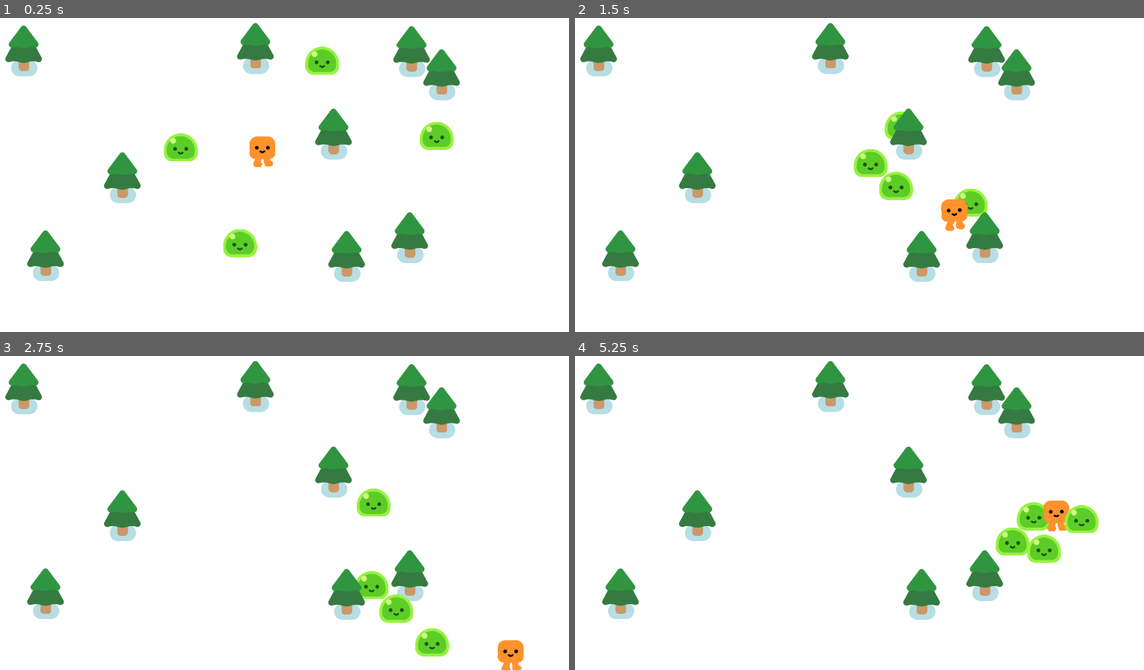
Above: before the commit, frames 1-4 (two rows, left to right).
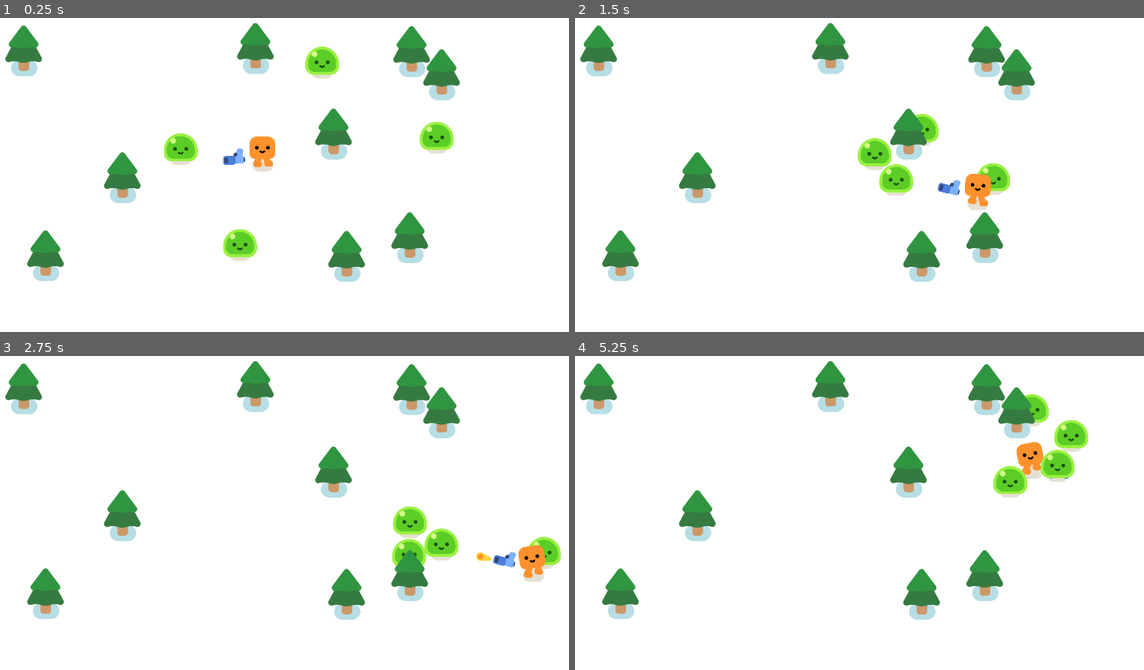
Above: after the commit, the same moments.

Repository: monkeytickler812/Final-Project
Game: Godot game, scene res://survivors_game.tscn
Same seed, same stepped clock (60 frames per second), same inputs: the game is played once before the commit and once after it.
Inputs:
- Up to frame 1 (0.25 s): no input
- Up to frame 2 (1.5 s): hold D (move_right) 0.53-1.28 s; hold S (move_down) from 1.28 s (still down)
- Up to frame 3 (2.75 s): release S (move_down) at 2.03 s; hold D (move_right) from 2.03 s (still down)
- Up to frame 4 (5.25 s): release D (move_right) at 2.78 s; hold W (move_up) 2.78-3.53 s; hold A (move_left) 3.53-5.03 s; hold S (move_down) from 5.03 s (still down)

The runs differ from the first frame. In frame 1, 0.3% of the frame differs, in the area x 30-79%, y 18-78%; in frame 2, 2.8%; in frame 3, 4.4%, in the area x 62-99%, y 42-100%; in frame 4, 4.3%.

Commit message:
added the bullet and gun scene

Diff:
--- /dev/null
+++ b/Vampire Survivors/Bullet.gd
@@ -0,0 +1,20 @@
+extends Area2D
+
+
+var travelled_distance = 0
+
+func _physics_process(delta):
+	const SPEED = 1000
+	const RANGE = 1200
+
+	var direction = Vector2.RIGHT.rotated(rotation)
+	position += direction * SPEED * delta
+
+	travelled_distance += SPEED * delta
+	if travelled_distance > RANGE:
+		queue_free()
+
+func _on_body_entered(body):
+	queue_free()
+	if body.has_method("take_damage"):
+		body.take_damage()
--- /dev/null
+++ b/Vampire Survivors/bullet.tscn
@@ -0,0 +1,22 @@
+[gd_scene load_steps=4 format=3 uid="uid://dy3ffjbp4e1ue"]
+
+[ext_resource type="Script" path="res://Bullet.gd" id="1_pr6qb"]
+[ext_resource type="Texture2D" uid="uid://dftkbqwsfd68r" path="res://pistol/projectile.png" id="2_aedmy"]
+
+[sub_resource type="CircleShape2D" id="CircleShape2D_68sbo"]
+radius = 16.0
+
+[node name="Bullet" type="Area2D"]
+top_level = true
+collision_layer = 0
+collision_mask = 3
+script = ExtResource("1_pr6qb")
+
+[node name="Projectile" type="Sprite2D" parent="."]
+position = Vector2(-12, -1)
+texture = ExtResource("2_aedmy")
+
+[node name="CollisionShape2D" type="CollisionShape2D" parent="."]
+shape = SubResource("CircleShape2D_68sbo")
+
+[connection signal="body_entered" from="." to="." method="_on_body_entered"]
--- /dev/null
+++ b/Vampire Survivors/gun.gd
@@ -0,0 +1,20 @@
+extends Area2D
+
+
+func _physics_process(delta):
+	var enemies_in_range = get_overlapping_bodies()
+	if enemies_in_range.size() > 0:
+		var target_enemy = enemies_in_range.front()
+		look_at(target_enemy.global_position)
+
+
+func shoot():
+	const BULLET = preload("res://bullet.tscn")
+	var new_bullet = BULLET.instantiate()
+	new_bullet.global_position = %ShootingPoint.global_position
+	new_bullet.global_rotation = %ShootingPoint.global_rotation
+	%ShootingPoint.add_child(new_bullet)
+
+
+func _on_timer_timeout():
+	shoot()
--- /dev/null
+++ b/Vampire Survivors/gun.tscn
@@ -0,0 +1,31 @@
+[gd_scene load_steps=4 format=3 uid="uid://dpijn0yn6t0j8"]
+
+[ext_resource type="Script" path="res://gun.gd" id="1_4fini"]
+[ext_resource type="Texture2D" uid="uid://cswb5do8rrj7q" path="res://pistol/pistol.png" id="1_sv8sa"]
+
+[sub_resource type="CircleShape2D" id="CircleShape2D_kt6po"]
+radius = 473.026
+
+[node name="Gun" type="Area2D"]
+collision_layer = 0
+collision_mask = 2
+script = ExtResource("1_4fini")
+
+[node name="CollisionShape2D" type="CollisionShape2D" parent="."]
+shape = SubResource("CircleShape2D_kt6po")
+
+[node name="WeaponPivot" type="Marker2D" parent="."]
+
+[node name="Pistol" type="Sprite2D" parent="WeaponPivot"]
+position = Vector2(93, -3)
+texture = ExtResource("1_sv8sa")
+
+[node name="ShootingPoint" type="Marker2D" parent="WeaponPivot/Pistol"]
+unique_name_in_owner = true
+position = Vector2(26, -10)
+
+[node name="Timer" type="Timer" parent="."]
+wait_time = 0.3
+autostart = true
+
+[connection signal="timeout" from="Timer" to="." method="_on_timer_timeout"]
--- a/Vampire Survivors/mob.tscn
+++ b/Vampire Survivors/mob.tscn
@@ -7,6 +7,8 @@
 radius = 52.0384
 
 [node name="Mob" type="CharacterBody2D"]
+collision_layer = 2
+collision_mask = 3
 script = ExtResource("1_fwti4")
 
 [node name="Slime" parent="." instance=ExtResource("1_qspl7")]
--- a/Vampire Survivors/player.tscn
+++ b/Vampire Survivors/player.tscn
@@ -1,7 +1,8 @@
-[gd_scene load_steps=4 format=3 uid="uid://chsvb512kqnih"]
+[gd_scene load_steps=5 format=3 uid="uid://chsvb512kqnih"]
 
 [ext_resource type="Script" path="res://player.gd" id="1_dabom"]
 [ext_resource type="PackedScene" uid="uid://pbmyh1qru7p" path="res://characters/happy_boo/happy_boo.tscn" id="1_x23bq"]
+[ext_resource type="PackedScene" uid="uid://dpijn0yn6t0j8" path="res://gun.tscn" id="3_s410u"]
 
 [sub_resource type="CircleShape2D" id="CircleShape2D_53uc8"]
 radius = 30.0167
@@ -14,3 +15,6 @@
 
 [node name="CollisionShape2D" type="CollisionShape2D" parent="."]
 shape = SubResource("CircleShape2D_53uc8")
+
+[node name="Gun" parent="." instance=ExtResource("3_s410u")]
+position = Vector2(0, -34)
--- a/Vampire Survivors/survivors_game.tscn
+++ b/Vampire Survivors/survivors_game.tscn
@@ -7,7 +7,10 @@
 [node name="Game" type="Node2D"]
 y_sort_enabled = true
 
-[node name="ColorRect" type="ColorRect" parent="."]
+[node name="CanvasLayer" type="CanvasLayer" parent="."]
+layer = -30
+
+[node name="ColorRect" type="ColorRect" parent="CanvasLayer"]
 offset_right = 1950.0
 offset_bottom = 1104.0
 
